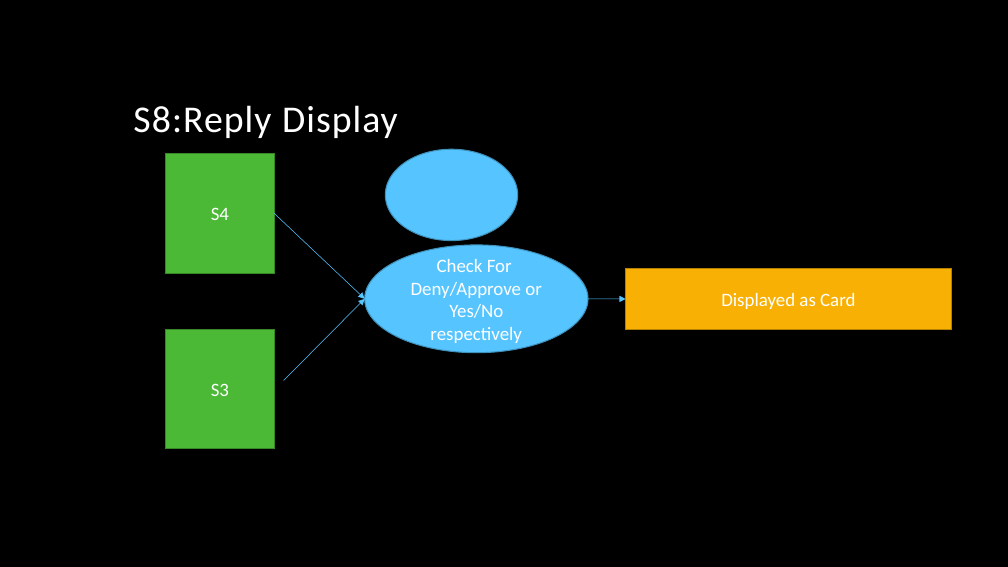
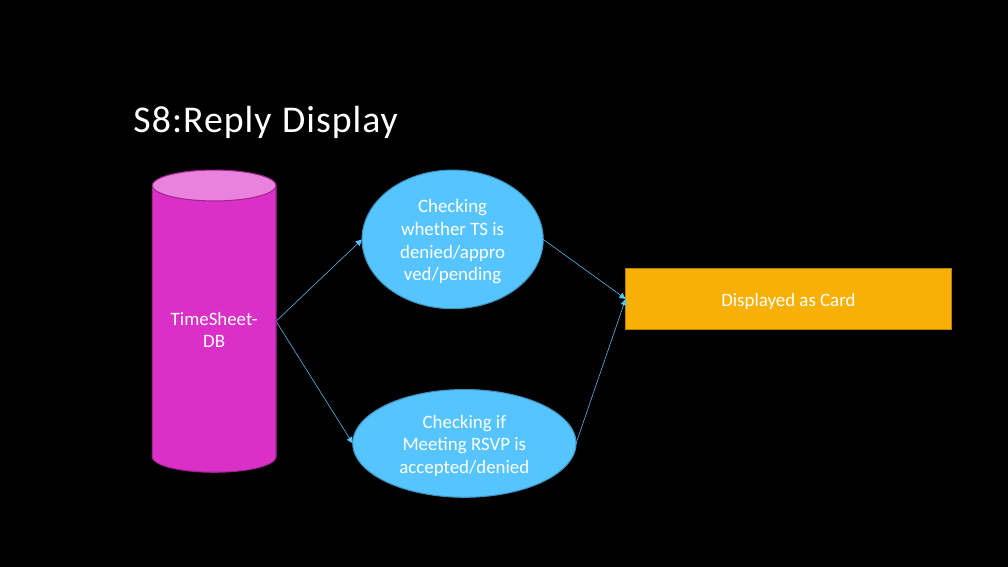
Before and after one commit to arnyboy101/InsemiTimeSheet, a slide deck: slide 9 of SubRoutine Diagrams/Notice Board.pptx. Drawn at 1008x567 pixels with LibreOffice and Linux fonts; fonts in the diff are those of the drawing; background and template pictures are left out. Boxes give left, top, right and bottom in pixels: in the first picture for what was removed or moved away, otherwise in the second. Text is boxed around its words. In the diff, an @@ line names an element or a change of style, - is before the commit and + after.

```diff
--- a/SubRoutine Diagrams/Notice Board.pptx
+++ b/SubRoutine Diagrams/Notice Board.pptx
@@ cylinder added at (x1=152, y1=170, x2=276, y2=473), fill #DB30C7, outline #A22493 1 pt, 18 pt, text #FFFFFF @@
+TimeSheet-DB
@@ rectangle removed at (x1=166, y1=154, x2=274, y2=273) @@
-S4
@@ ellipse "Checking whether TS is denied/approved/pending" resized from (x1=386, y1=149, x2=518, y2=240) to (x1=362, y1=170, x2=544, y2=309) @@
@@ text in ellipse at (x1=400, y1=199, x2=505, y2=283): text added @@
+Checking whether TS is denied/approved/pending
@@ arrow moved from (274, 213) - (364, 299) to (276, 321) - (362, 240) @@
@@ ellipse removed at (x1=364, y1=245, x2=588, y2=353) @@
-Check For
-Deny/Approve or Yes/No respectively
@@ arrow added from (543, 240) to (625, 299), #56C5FF 0.5 pt @@
@@ arrow moved from (588, 299) - (625, 299) to (576, 444) - (625, 299) @@
@@ arrow moved from (284, 380) - (364, 299) to (276, 321) - (352, 444) @@
@@ rectangle removed at (x1=166, y1=330, x2=274, y2=449) @@
-S3
@@ ellipse added at (x1=352, y1=389, x2=575, y2=498), fill #56C5FF, outline #4092BD 1 pt, 18 pt, text #FFFFFF @@
+Checking if Meeting RSVP is accepted/denied
```
Also in this commit, not shown: 5 other slides changed.
